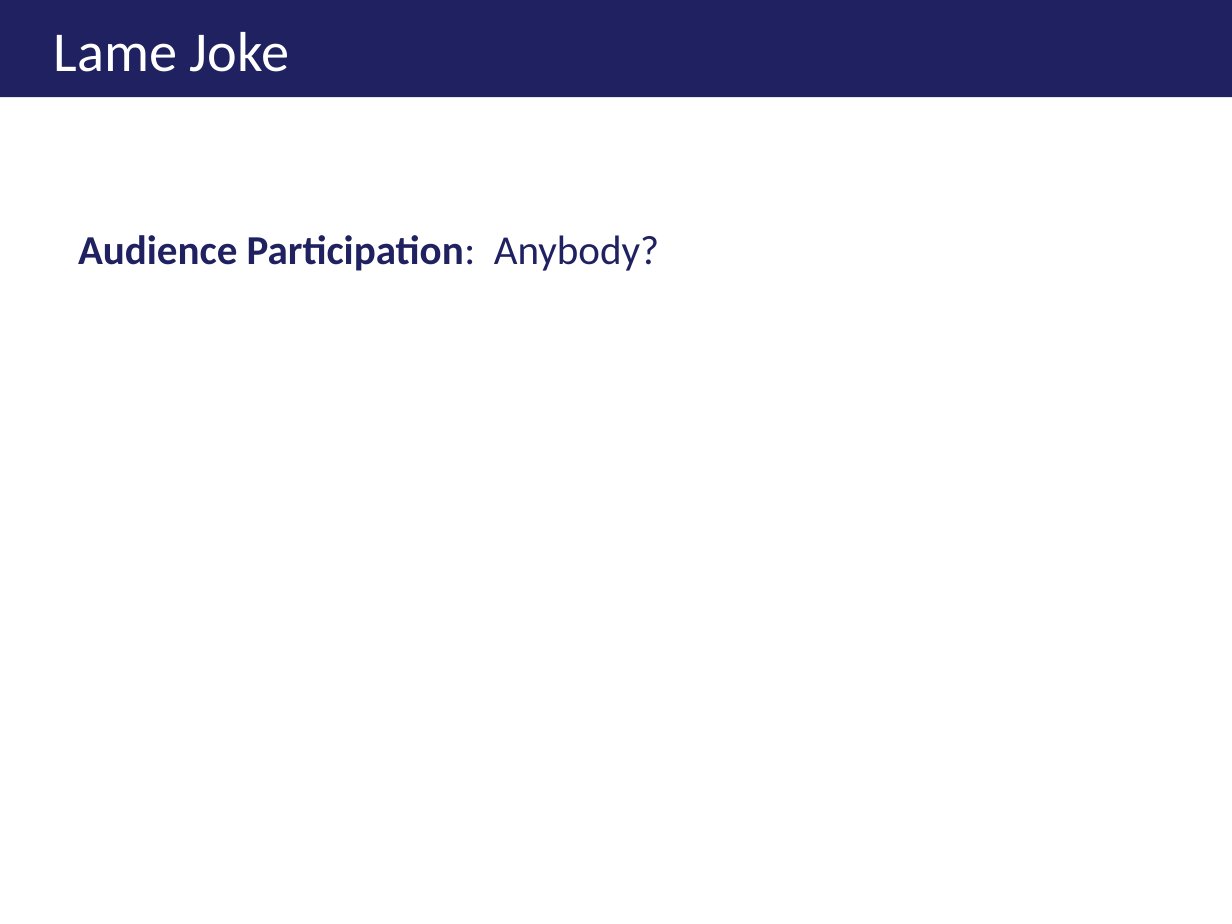
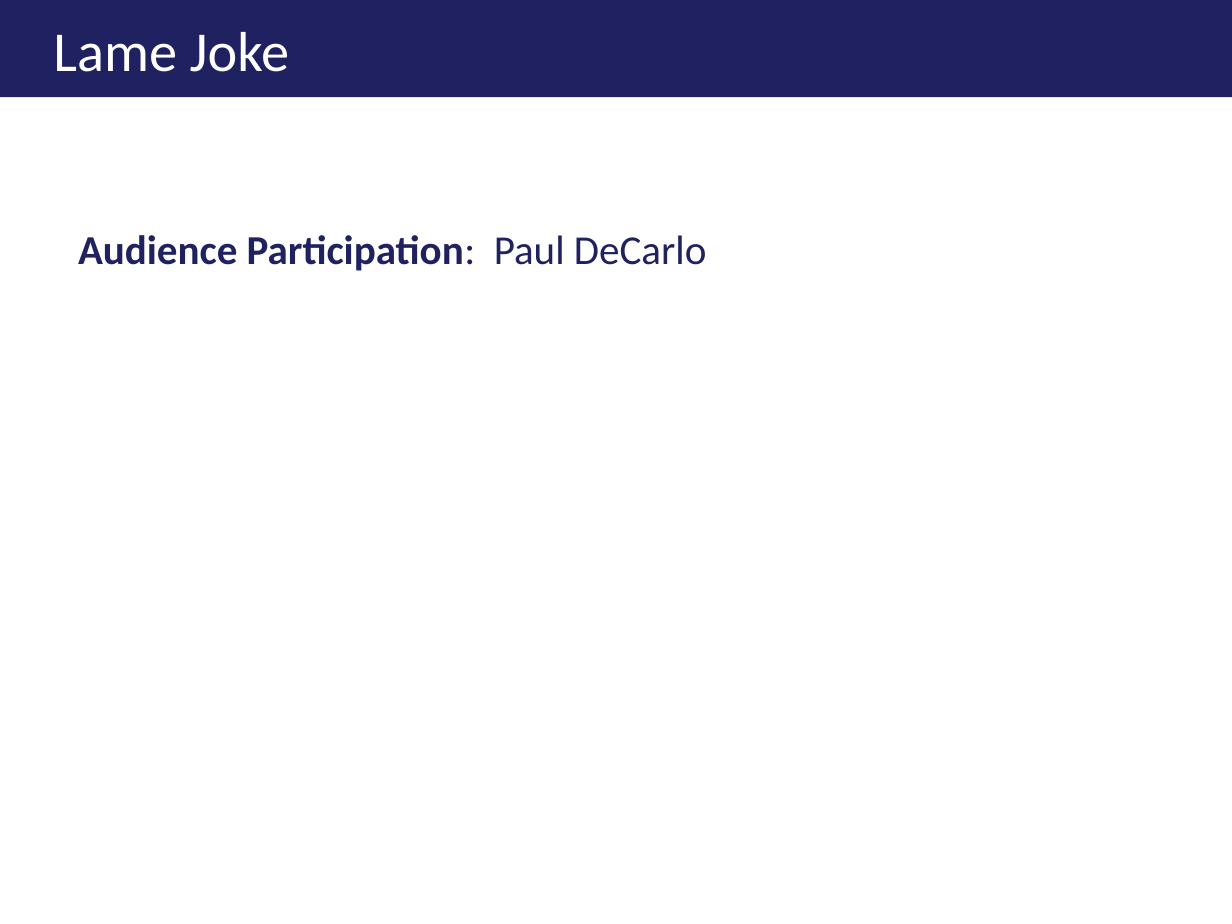
Before and after one commit to ericburcham/THasyINKnc, a slide deck: slide 33 of Presentation/THasINKync - 4x3.pptx. Drawn at 1232x924 pixels with LibreOffice and Linux fonts; fonts in the diff are those of the drawing; background and template pictures are left out. Boxes give left, top, right and bottom in pixels: in the first picture for what was removed or moved away, otherwise in the second. Text is boxed around its words. In the diff, an @@ line names an element or a change of style, - is before the commit and + after.

Commit message:
Updated presentations to include Paul's name...

```diff
--- a/Presentation/THasINKync - 4x3.pptx
+++ b/Presentation/THasINKync - 4x3.pptx
@@ text at (78,235,707,271): text changed @@
-Audience Participation: Anybody?
+Audience Participation: Paul DeCarlo
```
Also in this commit, not shown: 1 other slide changed, 1 other file.
